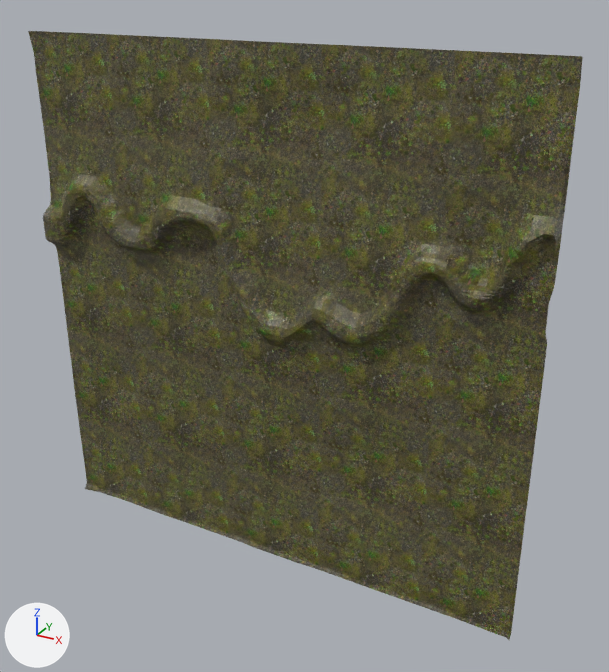
The COLLADA model assets/models/terrain/terrain.dae, before and after one commit.
Both versions are drawn from a 50 mm lens placed at (74.2, -118.1, 61.1), pointed at (6.4, 5.3, -0.6). The axes (+X, +Y, +Z) are drawn at lower left. The lights are the same throughout. Where no turn or scale is listed for an object, it has been applied to the vertices.

The scene before the commit, as lines of its bpy script (objects in view):
```python
mat_lambert2sg = principled_material('lambert2SG')
mat_lambert2sg.texture = img_foresttexture_jpg
me_terrain = bpy.data.meshes.new('Terrain')
me_terrain.from_pydata(...)  # 4002 vertices, 7752 faces; spans x -50.0..50.0, y 0.0..4.2, z -50.0..50.0
me_terrain.materials.append(mat_lambert2sg)  # picture img_foresttexture_jpg
ob_terrain = bpy.data.objects.new('Terrain', me_terrain)
ob_terrain.location = (0.0, 0.0, 0.0)
```
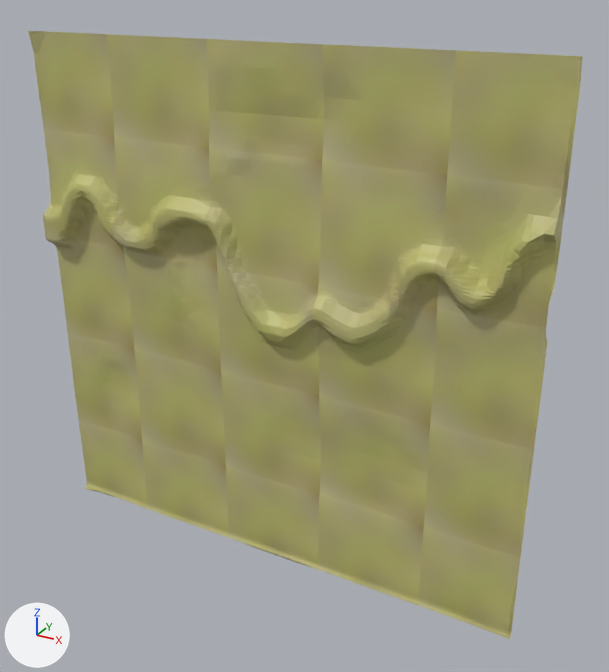
Where the change shows, as pixel boxes (x1, y1, x2, y2) in the pictures (609 x 672 px):
'Terrain', surface changed
    both: (28, 31, 583, 640)

What changed in the scene script:
```text
Add img_foresttexture1_jpg:
    img_foresttexture1_jpg = load_image('ForestTexture1.jpg', 'ForestTexture1.jpg', 512, 512, 'sRGB')
Change mat_lambert2sg:
    mat_lambert2sg.texture: img_foresttexture_jpg -> img_foresttexture1_jpg
```
